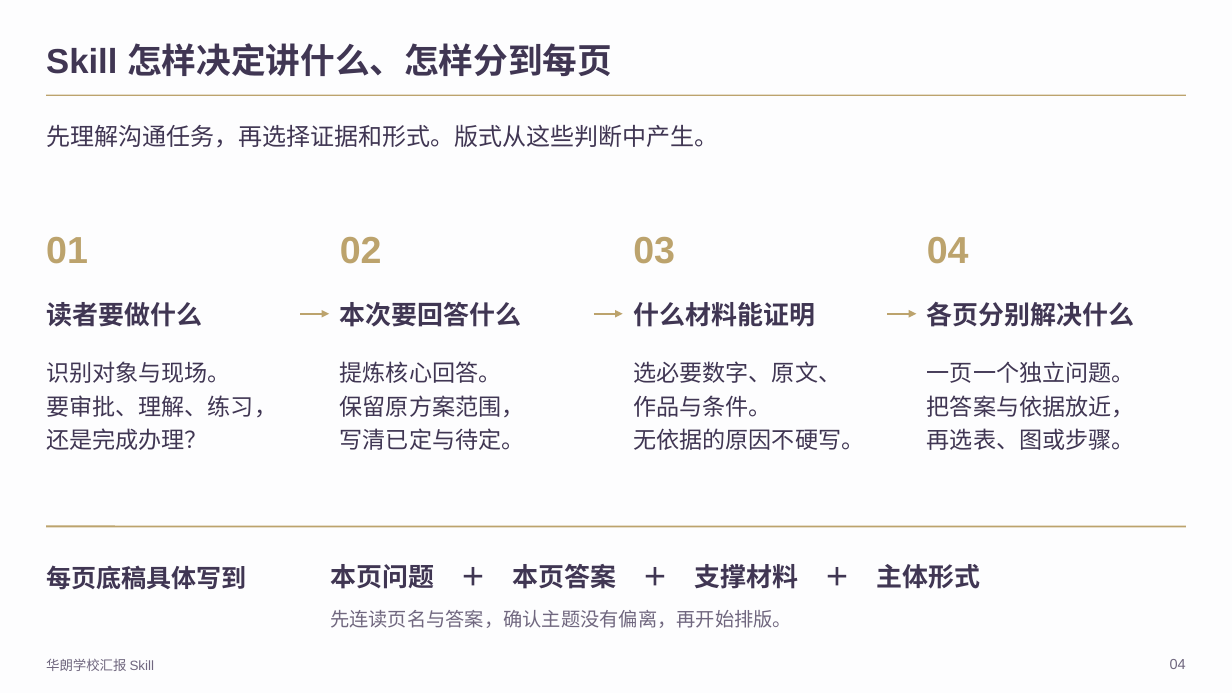
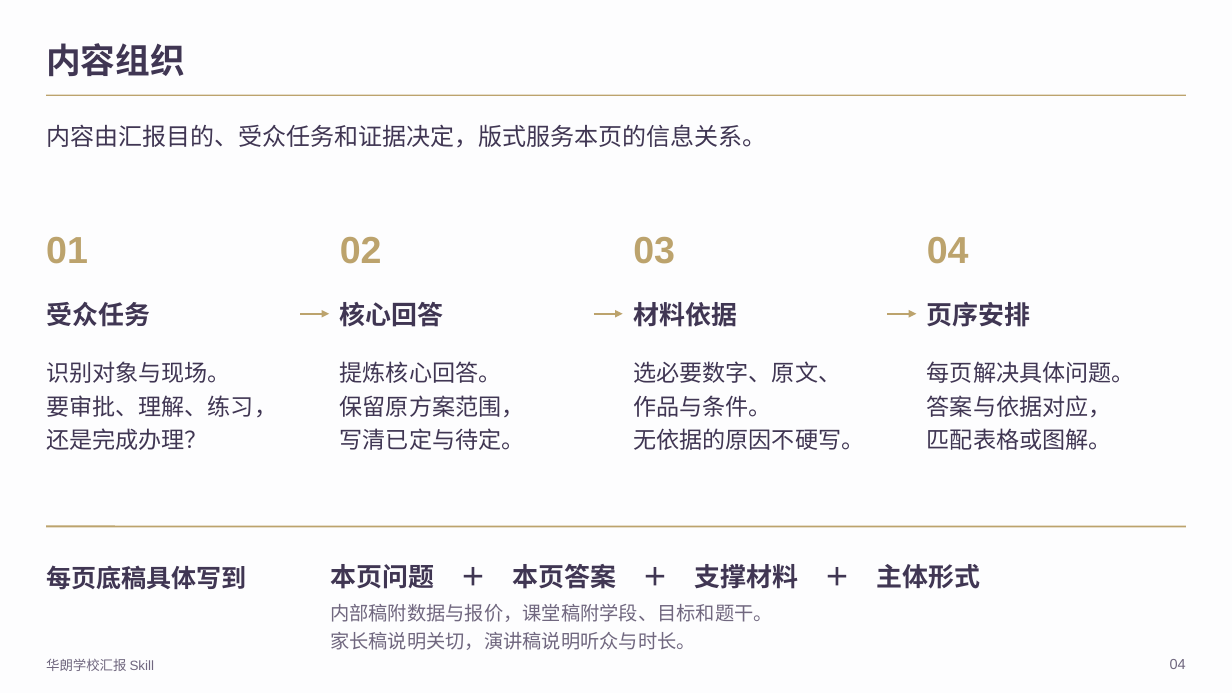
Before and after one commit to 2503668375-boop/hualang-ppt-skill, a slide deck: slide 4 of demo/hualang-skill-introduction.pptx. Drawn at 1232x693 pixels with LibreOffice and Linux fonts; fonts in the diff are those of the drawing; background and template pictures are left out. Boxes give left, top, right and bottom in pixels: in the first picture for what was removed or moved away, otherwise in the second. Text is boxed around its words. In the diff, an @@ line names an element or a change of style, - is before the commit and + after.

```diff
--- a/demo/hualang-skill-introduction.pptx
+++ b/demo/hualang-skill-introduction.pptx
@@ text at box(46, 43, 185, 76): text changed @@
-Skill 怎样决定讲什么、怎样分到每页
+内容组织
@@ text at box(46, 124, 767, 147): text changed @@
-先理解沟通任务，再选择证据和形式。版式从这些判断中产生。
+内容由汇报目的、受众任务和证据决定，版式服务本页的信息关系。
@@ text at box(46, 302, 150, 327): text changed @@
-读者要做什么
+受众任务
@@ text at box(340, 302, 444, 327): text changed @@
-本次要回答什么
+核心回答
@@ text at box(633, 302, 737, 327): text changed @@
-什么材料能证明
+材料依据
@@ text at box(927, 302, 1031, 327): text changed @@
-各页分别解决什么
+页序安排
@@ text at box(927, 361, 1135, 450): text changed @@
-一页一个独立问题。
-把答案与依据放近，
-再选表、图或步骤。
+每页解决具体问题。
+答案与依据对应，
+匹配表格或图解。
@@ text at box(330, 604, 773, 650): text changed @@
-先连读页名与答案，确认主题没有偏离，再开始排版。
+内部稿附数据与报价，课堂稿附学段、目标和题干。
+家长稿说明关切，演讲稿说明听众与时长。
```
Also in this commit, not shown: 7 other slides changed, 5 slides added, 5 slides removed, 26 other files.
